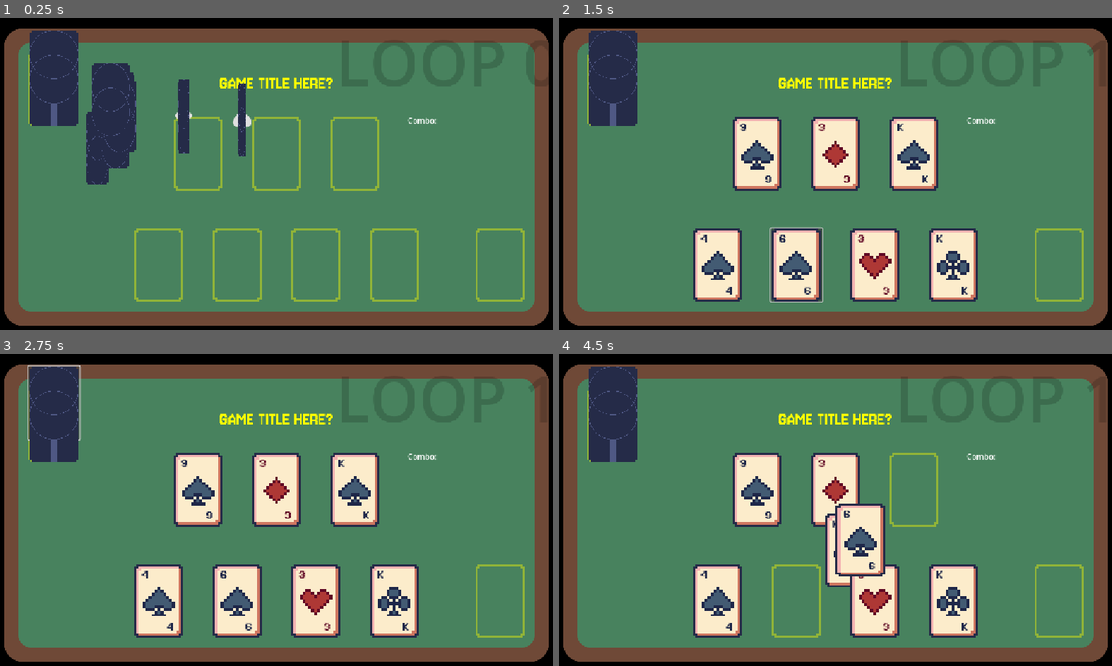
Above: before the commit, frames 1-4 (two rows, left to right).
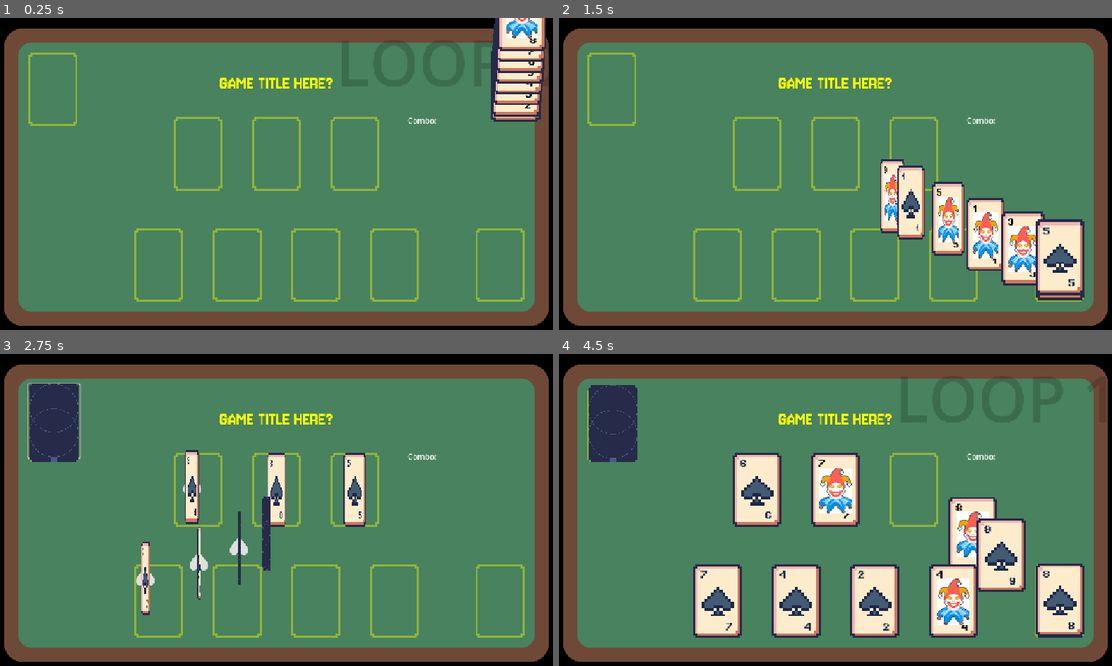
Above: after the commit, the same moments.

Repository: rajariandhana/GMTK-2025
Game: Godot game, scene res://game.tscn
Two runs of this game, one before a commit and one after it. Both use one fixed random seed, a clock stepped at 60 frames per second and the inputs below.
Inputs (mouse positions are in pixels of both pictures, inside the frame that each line leads up to):
- Up to frame 1 (0.25 s): no input
- Up to frame 2 (1.5 s): click "♠️" at 0.5 s; click "♠️" at 1.25 s
- Up to frame 3 (2.75 s): click "♠️" at 2 s
- Up to frame 4 (4.5 s): click "♠️" at 2.75 s; click "♠️" at 3.5 s; click (912, 488) at 4.27 s

The runs differ from the first frame. In frame 1, 9.7% of the frame differs, in the area x 5-99%, y 0-54%; in frame 2, 24%, in the area x 5-96%, y 4-92%; in frame 3, 15%; in frame 4, 13%.
Error after the commit: Invalid access to property or key 'value' on a base object of type 'null instance'. (res://game.gd:120)

Commit message:
Add files via upload

Diff:
--- a/card.tscn
+++ b/card.tscn
@@ -61,6 +61,7 @@
 texture = ExtResource("5_fpac0")
 
 [node name="Back" type="Sprite2D" parent="Base"]
+visible = false
 z_index = 1
 texture = ExtResource("2_1i5pp")
 
--- a/game.gd
+++ b/game.gd
@@ -17,8 +17,10 @@
 	set(value):
 		state_machine(value)
 
-var suits = ["","♠️","♥️","♣️","♦️"]
-var current_loop = 1
+
+
+var suits = ["", "♠️", "♥️", "♣️", "♦️"]
+var current_loop = 0
 
 var card_vector2 = Vector2(-50, -75)
 
@@ -31,14 +33,8 @@
 
 
 func _ready() -> void:
-	generate_cards()
-	shuffle_cards()
-	var i=0
-	for card in deck.get_children():
-		#print(card.get_info())
-		card.position = deck_positions + Vector2(0, i)
-		i -= 1
-	deck.get_children().reverse()
+	await generate_cards()
+	state = State.LOOP_ENDED
 
 	board_positions=[]
 	for pos in board_pos.get_children():
@@ -47,30 +43,40 @@
 	hand_positions=[]
 	for pos in hand_pos.get_children():
 		hand_positions.append(pos.global_position + card_vector2)
-	await updraw()
+
 
 func generate_cards():
-	var joker_black: Card = card_path.instantiate()
-	deck.add_child(joker_black)
-	joker_black.set_info(Suit.NONE, Rank.JOKER)
-	joker_black.connect("selected", card_selected)
-	joker_black.label_tl.add_theme_color_override("font_color", Color("#1E2749"))
-	joker_black.label_br.add_theme_color_override("font_color", Color("#1E2749"))
-
-	var joker_red: Card = card_path.instantiate()
-	deck.add_child(joker_red)
-	joker_red.set_info(Suit.NONE, Rank.JOKER)
-	joker_red.connect("selected", card_selected)
-	joker_red.label_tl.add_theme_color_override("font_color", Color("#600724"))
-	joker_red.label_br.add_theme_color_override("font_color", Color("#600724"))
-
-	for suit in range (1, suits.size()):
-		for rank in range(2, 15):
-			var card_instance : Card = card_path.instantiate()
-			deck.add_child(card_instance)
-			card_instance.set_info(suit, rank)
-			card_instance.connect("selected", card_selected)
-	print(str(deck.get_children().size()) + " cards in deck")
+	var tweens_to_check = []
+	match current_loop:
+		0:
+			for suit in range(2):
+				for value in range(1, 10):
+					tweens_to_check.append(await add_card(suit, value))
+		1:
+			for value in range(1, 10):
+					tweens_to_check.append(await add_card(2, value))
+		2:
+			for suit in range(3):
+				for value in range(10, 14):
+					tweens_to_check.append(await add_card(suit, value))
+		3:
+			for value in range(1, 14):
+					tweens_to_check.append(await add_card(3, value))
+	for t : Tween in tweens_to_check:
+		if t.is_running():
+			await t.finished
+
+
+func add_card(suit, value):
+	var card_instance : Card = card_path.instantiate()
+	trash.add_child(card_instance)
+	card_instance.set_info(suit, value)
+	card_instance.connect("selected", card_selected)
+	card_instance.position = $"Deck-2".position
+	var t : Tween = create_tween()
+	t.tween_property(card_instance, "position", trash_position + Vector2(0, -trash.get_child_count() - 1), 0.8)
+	await get_tree().create_timer(0.03).timeout
+	return t
 
 
 func shuffle_cards():
@@ -82,6 +88,7 @@
 		deck.add_child(child)
 	if is_dead_end(children.slice(len(children) - 7, len(children))):
 		shuffle_cards()
+
 
 
 func state_machine(state):
@@ -103,13 +110,14 @@
 		discard_many(hand.get_children())
 		discard_many(board.get_children())
 
+		await get_tree().create_timer(1).timeout
+		await generate_cards()
 		await get_tree().create_timer(0.5).timeout
 		state = State.LOOP_ENDED
 		state_machine(state)
 		return
 
 	if board.get_child(0).value == board.get_child(1).value and board.get_child(0).value == board.get_child(2).value:
-		print("test-1")
 		state = State.TWEENING
 		var card_from_deck : Card = null
 		for c in deck.get_children():
@@ -130,10 +138,8 @@
 	var cleans = combo.clean(board_cards)
 	if combo.same_suit(cleans):
 		combo.combo_detector(cleans)
-		state = State.TWEENING
-		discard_many(board_cards)
+		await discard_many(board_cards)
 		await updraw()
-
 
 
 func discard_many(cards: Array):
--- a/game.tscn
+++ b/game.tscn
@@ -40,6 +40,9 @@
 
 [node name="Deck-1" type="Node2D" parent="."]
 position = Vector2(120, 145)
+
+[node name="Deck-2" type="Node2D" parent="."]
+position = Vector2(1026, -105)
 
 [node name="Trash-1" type="Node2D" parent="."]
 position = Vector2(1032, 503)
Not shown: 1 places in card.tscn that only renumber resources
